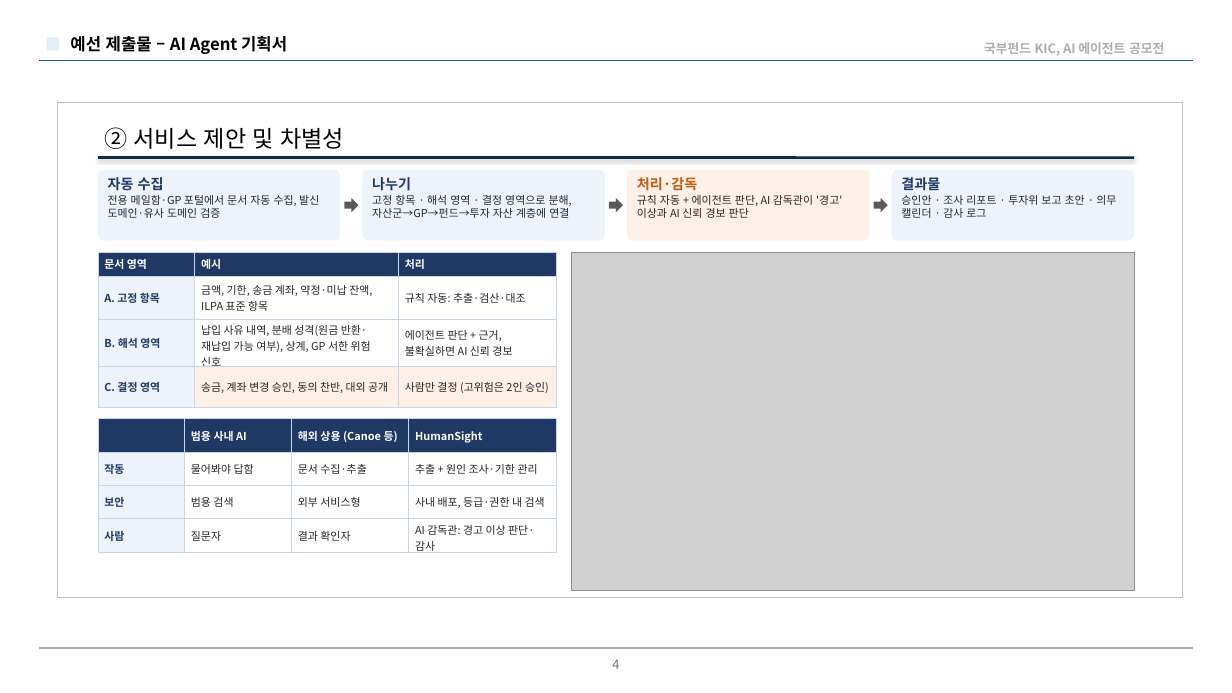
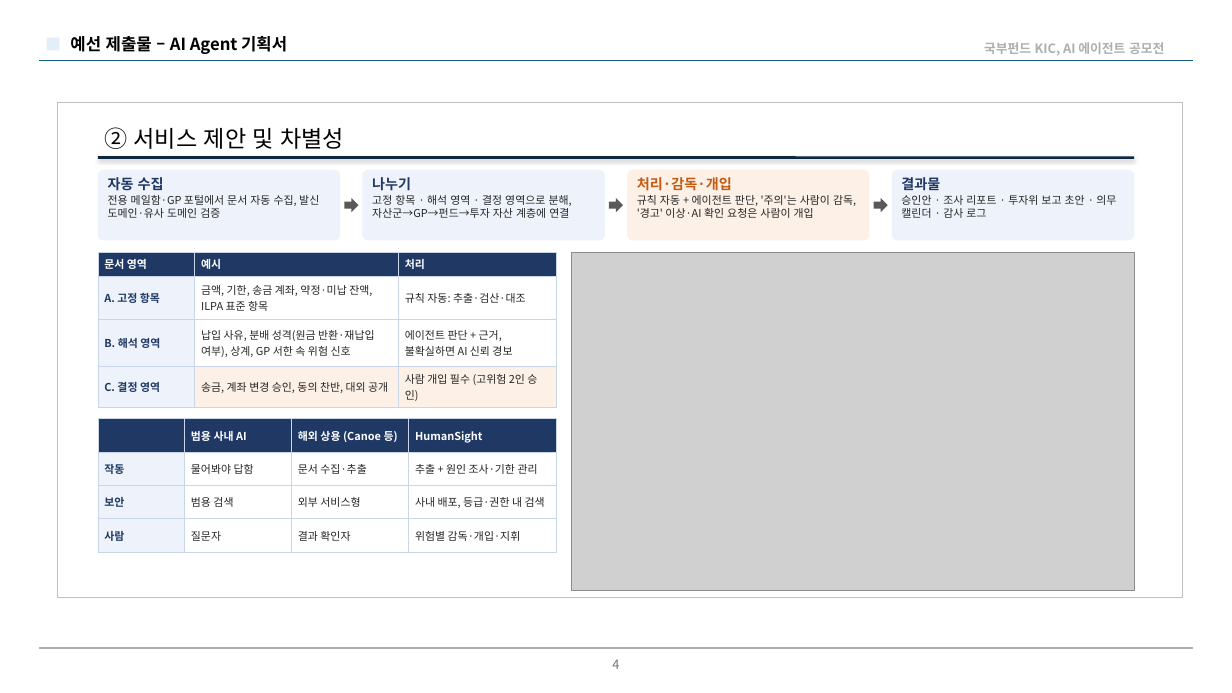
Before and after one commit to Chaewon-Park-STUDY/KIC-AI-Agent-2026, a slide deck: slide 4 of docs/proposal/HumanSight_proposal_draft_v7.pptx. Drawn at 1232x693 pixels with LibreOffice and Linux fonts; fonts in the diff are those of the drawing; grey boxes stand for pictures; background and template pictures are left out. Boxes give left, top, right and bottom in pixels: in the first picture for what was removed or moved away, otherwise in the second. Text is boxed around its words. In the diff, an @@ line names an element or a change of style, - is before the commit and + after.

```diff
--- a/docs/proposal/HumanSight_proposal_draft_v7.pptx
+++ b/docs/proposal/HumanSight_proposal_draft_v7.pptx
@@ text in rounded rectangle at [637,177,856,218]: text changed @@
-처리·감독
-규칙 자동 + 에이전트 판단, AI 감독관이 '경고' 이상과 AI 신뢰 경보 판단
+처리·감독·개입
+규칙 자동 + 에이전트 판단, '주의'는 사람이 감독, '경고' 이상·AI 확인 요청은 사람이 개입
@@ table at [98,252,557,407] @@
-row 3, column 2: 납입 사유 내역, 분배 성격(원금 반환·재납입 가능 여부), 상계, GP 서한 위험 신호
+row 3, column 2: 납입 사유, 분배 성격(원금 반환·재납입 여부), 상계, GP 서한 속 위험 신호
-row 4, column 3: 사람만 결정 (고위험은 2인 승인)
+row 4, column 3: 사람 개입 필수 (고위험 2인 승인)
@@ table at [98,419,557,545] @@
-row 4, column 4: AI 감독관: 경고 이상 판단·감사
+row 4, column 4: 위험별 감독·개입·지휘
```
Also in this commit, not shown: 7 other slides changed, 3 other files.
